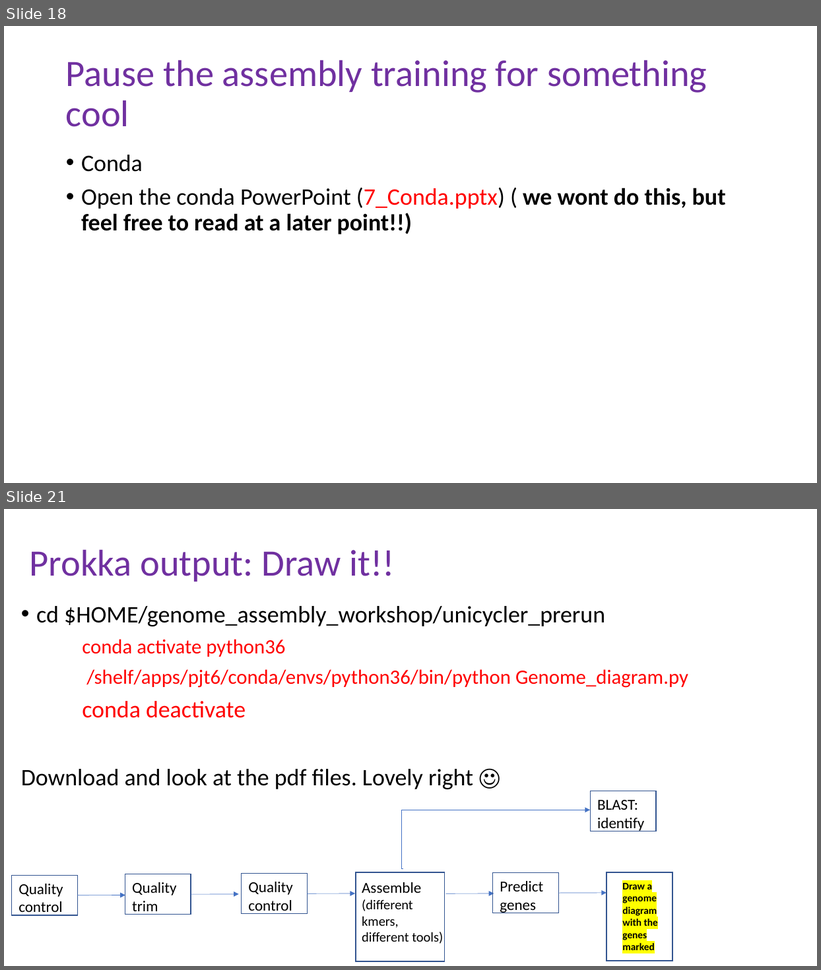
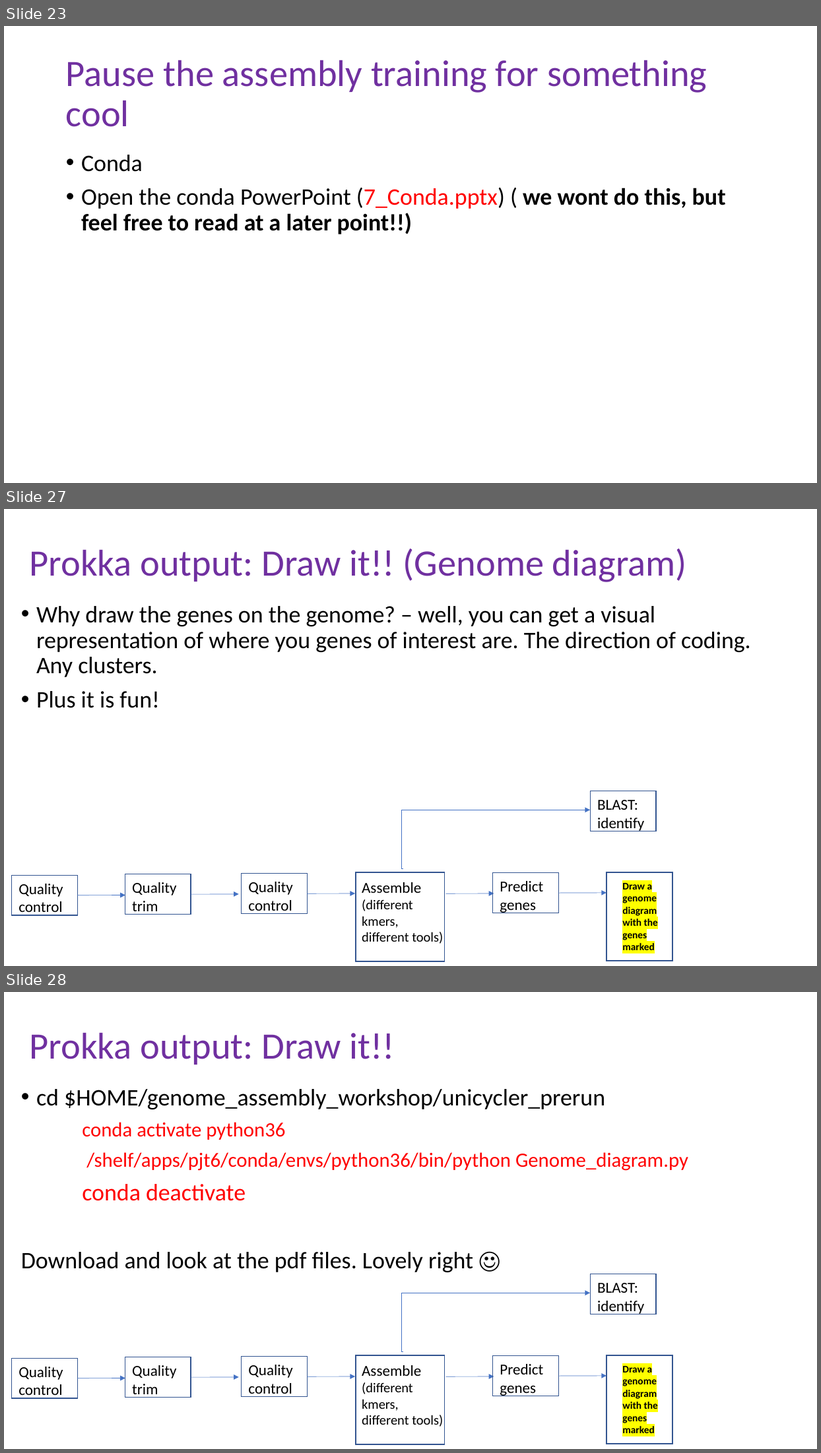
Before and after one commit to peterthorpe5/genome_assembly_workshop, a slide deck: powerpoint/6_assembly.pptx. Shown one above the other, each under a label of ours: slides 18 and 21 before the commit, slides 23, 27 and 28 after it; the slides between them are not shown. The pictures are 821x970 and 821x1453 pixels, drawn with LibreOffice and Linux fonts; fonts in the diff are those of the drawing. Boxes give left, top, right and bottom in pixels: in the first picture for what was removed or moved away, otherwise in the second. Text is boxed around its words. In the diff, an @@ line names an element or a change of style, - is before the commit and + after.

```diff
--- a/powerpoint/6_assembly.pptx
+++ b/powerpoint/6_assembly.pptx
@@ slide 27 added at (x1=4, y1=509, x2=817, y2=966), background #FFFFFF @@
@@ title added at (x1=29, y1=549, x2=687, y2=582), 44 pt, text #7030A0 @@
+Prokka output: Draw it!! (Genome diagram)
@@ text added at (x1=36, y1=606, x2=751, y2=708), 28 pt, text #000000 @@
+• Why draw the genes on the genome? – well, you can get a visual representation of where you genes of interest are. The direction of coding. Any clusters.
+• Plus it is fun!
@@ rectangle added at (x1=590, y1=791, x2=656, y2=832), outline #325491 1 pt @@
@@ text added at (x1=597, y1=800, x2=644, y2=832), 18 pt, text #000000 @@
+BLAST: identify
@@ elbow arrow added from (403, 869) to (590, 811), #4472C4 0.5 pt @@
@@ rectangle added at (x1=11, y1=875, x2=77, y2=916), outline #325491 1 pt @@
@@ text added at (x1=19, y1=884, x2=63, y2=916), 18 pt, text #000000 @@
+Quality control
@@ rectangle added at (x1=125, y1=875, x2=191, y2=915), outline #325491 1 pt @@
@@ text added at (x1=132, y1=883, x2=176, y2=915), 18 pt, text #000000 @@
+Quality trim
@@ rectangle added at (x1=242, y1=874, x2=307, y2=914), outline #325491 1 pt @@
@@ text added at (x1=248, y1=882, x2=292, y2=914), 18 pt, text #000000 @@
+Quality control
@@ rectangle added at (x1=356, y1=873, x2=445, y2=962), outline #325491 1 pt @@
@@ text added at (x1=362, y1=883, x2=443, y2=944), 16 pt, text #000000 @@
+Assemble (different kmers, different tools)
@@ rectangle added at (x1=492, y1=873, x2=558, y2=914), outline #325491 1 pt @@
@@ text added at (x1=500, y1=881, x2=543, y2=914), 18 pt, text #000000 @@
+Predict genes
@@ rectangle added at (x1=607, y1=873, x2=673, y2=961), outline #325491 1 pt @@
@@ text added at (x1=622, y1=881, x2=658, y2=951), 12 pt, text #000000, bold @@
+Draw a genome diagram with the genes marked
@@ arrow added from (77, 896) to (125, 896), #4472C4 0.5 pt @@
@@ arrow added from (191, 894) to (239, 894), #4472C4 0.5 pt @@
@@ arrow added from (307, 894) to (355, 894), #4472C4 0.5 pt @@
@@ arrow added from (446, 894) to (494, 894), #4472C4 0.5 pt @@
@@ arrow added from (559, 893) to (607, 893), #4472C4 0.5 pt @@
@@ what was slide 18 is now slide 23 @@
@@ what was slide 21 is now slide 28 @@
```
Also in this commit, not shown: 13 slides changed, 7 other slides added.
